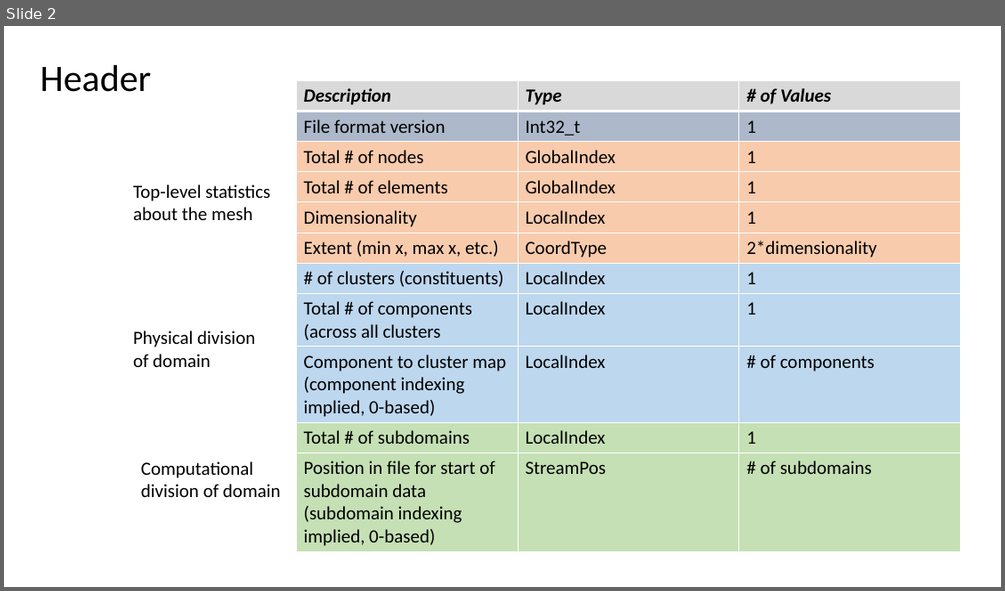
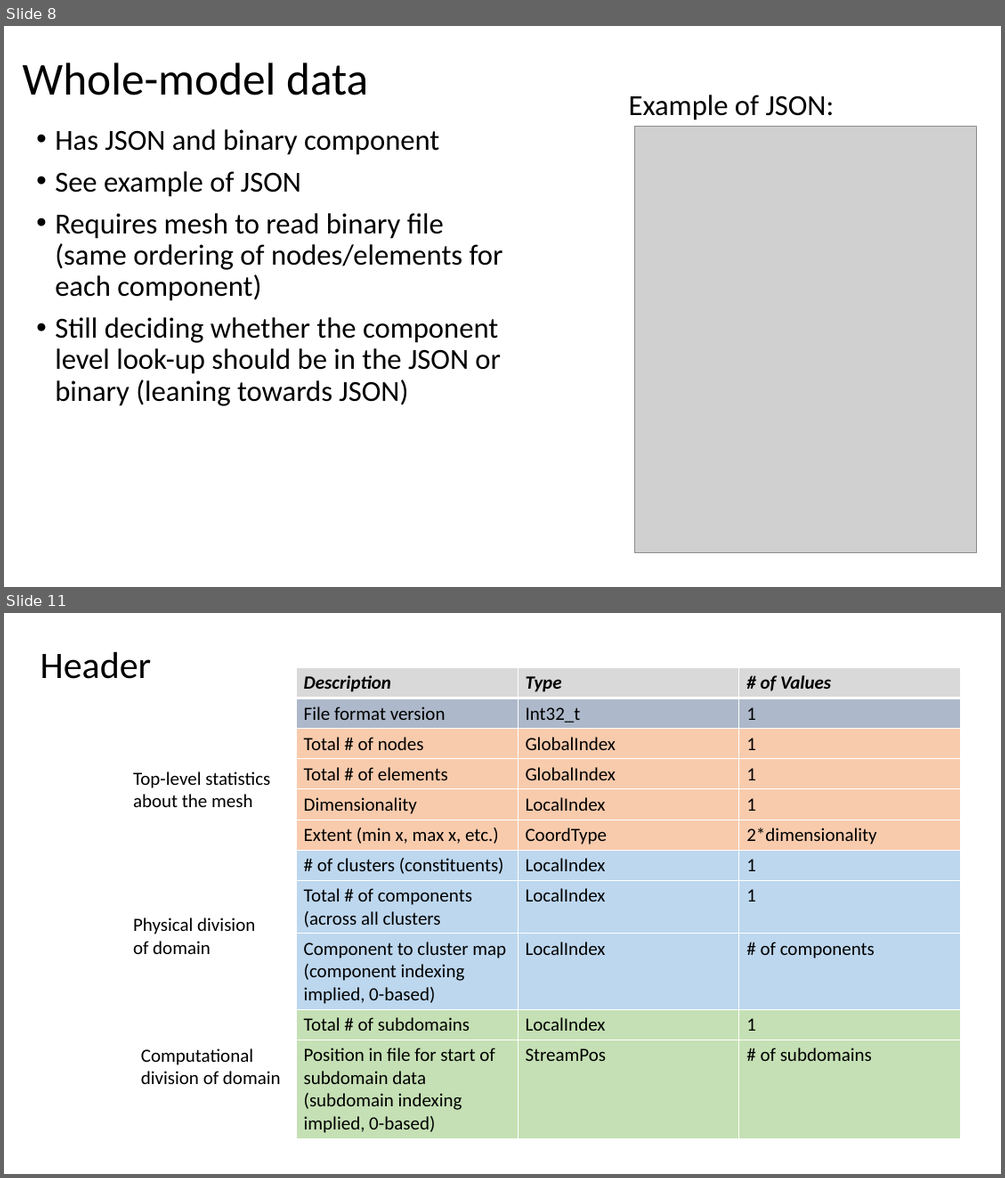
Before and after one commit to afrl/sheff-fea-io, a slide deck: docs/FormatSpecification.pptx. Shown one above the other, each under a label of ours: slide 2 before the commit, slides 8 and 11 after it; the slides between them are not shown. The pictures are 1005x591 and 1005x1178 pixels, drawn with LibreOffice and Linux fonts; fonts in the diff are those of the drawing; grey boxes stand for pictures. Boxes give left, top, right and bottom in pixels: in the first picture for what was removed or moved away, otherwise in the second. Text is boxed around its words. In the diff, an @@ line names an element or a change of style, - is before the commit and + after.

```diff
--- a/docs/FormatSpecification.pptx
+++ b/docs/FormatSpecification.pptx
@@ slide 8 added at bbox=[4, 26, 1001, 587], background #FFFFFF @@
@@ title added at bbox=[23, 62, 368, 95], 44 pt, text #000000 @@
+Whole-model data
@@ text added at bbox=[629, 95, 834, 120], 28 pt, text #000000 @@
+Example of JSON:
@@ text added at bbox=[55, 129, 503, 406], 28 pt, text #000000 @@
+• Has JSON and binary component
+• See example of JSON
+• Requires mesh to read binary file (same ordering of nodes/elements for each component)
+• Still deciding whether the component level look-up should be in the JSON or binary (leaning towards JSON)
@@ picture added at bbox=[635, 126, 976, 553] @@
@@ what was slide 2 is now slide 11 @@
```
Also in this commit, not shown: 8 other slides added, 3 other files.
